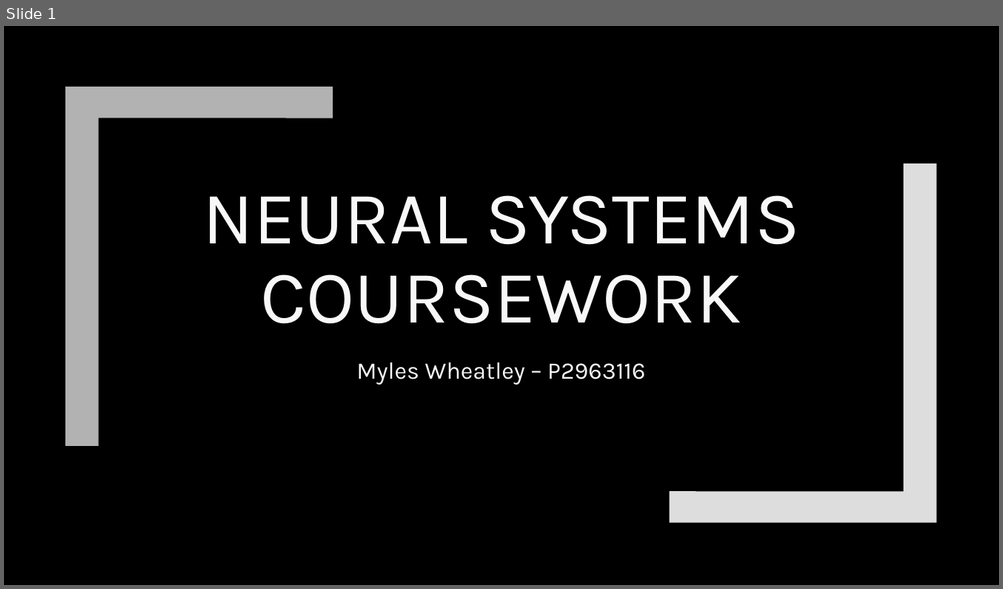
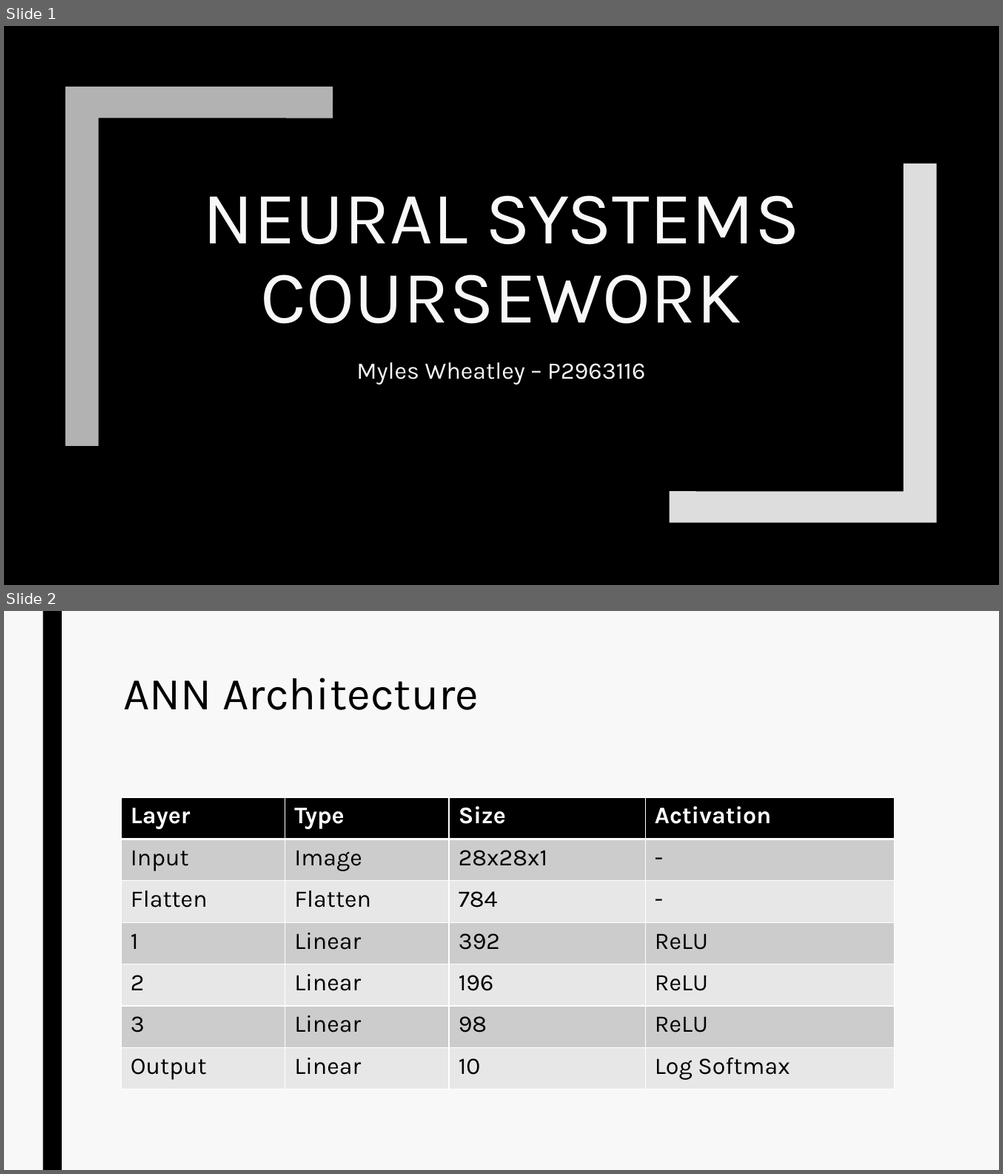
Before and after one commit to amjvl-git/csip-5103-coursework-2025-miloshkii, a slide deck: P2963116/P2963116_ppt.pptx. Shown one above the other, each under a label of ours: slide 1 before the commit, slides 1 and 2 after it. The pictures are 1003x589 and 1003x1174 pixels, drawn with LibreOffice and Linux fonts; fonts in the diff are those of the drawing. Boxes give left, top, right and bottom in pixels: in the first picture for what was removed or moved away, otherwise in the second. Text is boxed around its words. In the diff, an @@ line names an element or a change of style, - is before the commit and + after.

```diff
--- a/P2963116/P2963116_ppt.pptx
+++ b/P2963116/P2963116_ppt.pptx
@@ slide 2 added at [4,611,999,1170], background #F8F8F8 @@
@@ rectangle added at [42,611,62,1170], fill #000000 @@
@@ title added at [123,678,478,710], 44 pt, text #000000 @@
+ANN Architecture
@@ table added at [121,797,895,1090], 7 rows, 4 columns @@
+Layer | Type | Size | Activation
+Input | Image | 28x28x1 | -
+Flatten | Flatten | 784 | -
+1 | Linear | 392 | ReLU
+2 | Linear | 196 | ReLU
+3 | Linear | 98 | ReLU
+Output | Linear | 10 | Log Softmax
```
Also in this commit, not shown: 4 slides changed, 6 other slides added, 4 slides removed.
